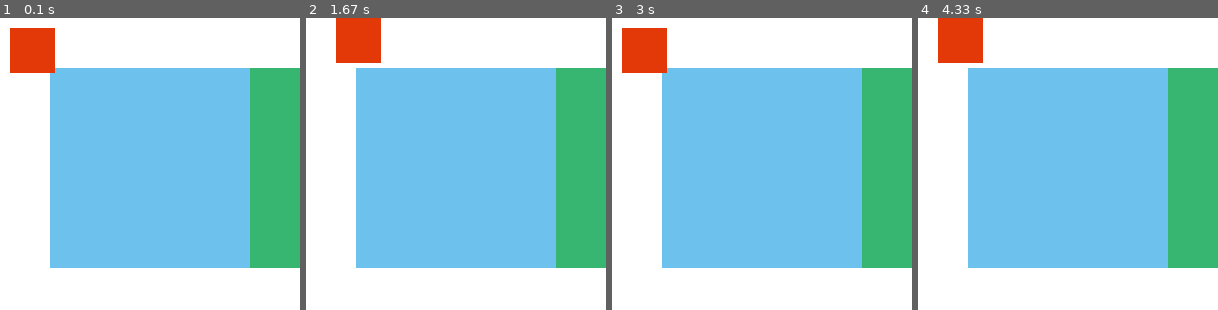
Above: before the commit, frames 1-4 (left to right).
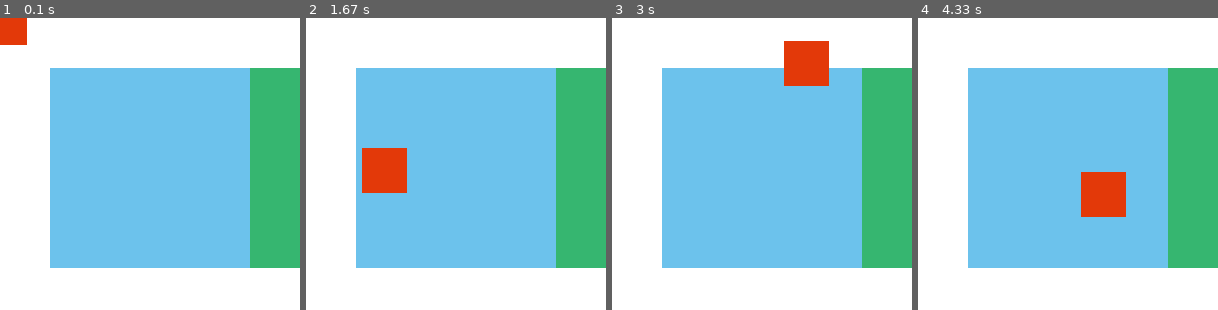
Above: after the commit, the same moments.

Repository: italogama/PyGame-LearnCafe
Game: pygame game, started from Aula 4 Inicio/Aula 04.py
Same seed, same stepped clock (60 frames per second), same inputs: the game is played once before the commit and once after it.
Inputs (mouse positions are in pixels of both pictures, inside the frame that each line leads up to):
- Up to frame 1 (0.1 s): no input
- Up to frame 2 (1.67 s): click (456, 166) at 0.38 s; hold Right 0.67-1.13 s; click (552, 161) at 0.75 s; hold Up 1.17-1.47 s; click (456, 187) at 1.25 s; hold Right from 1.5 s (still down); click (384, 169) at 1.58 s
- Up to frame 3 (3 s): release Right at 1.97 s; hold Left 2-2.53 s; click (792, 234) at 2.08 s; hold Down 2.57-2.87 s; click (669, 237) at 2.65 s; hold Left from 2.9 s (still down); click (807, 61) at 2.98 s
- Up to frame 4 (4.33 s): release Left at 3.3 s; hold Up 3.33-3.7 s; click (1176, 272) at 3.42 s; hold Right from 3.73 s (still down); click (1104, 193) at 3.82 s

The runs differ from the first frame. In frame 1, 2.5% of the frame differs, in the area x 0-19%, y 0-19%; in frame 2, 4.6%, in the area x 10-34%, y 0-60%; in frame 3, 4.6%; in frame 4, 4.6%.

Commit message:
Aula 14 - Objeto acompanhando o mouse

Diff:
--- a/Aula 4 Inicio/Aula 04.py
+++ b/Aula 4 Inicio/Aula 04.py
@@ -26,8 +26,8 @@
             if event.type == pygame.QUIT: #se o evento recebido for o QUIT, o sair passa a ser True
                 sair = True #no momento que o sair passa a ser True, ele sai do while e executa o Quit
 
-            #if event.type == pygame.MOUSEBUTTONDOWN:
-                #ret = ret.move(10, 10) #Movimenta o retangulo ao clicar
+            if event.type == pygame.MOUSEBUTTONDOWN:
+                ret = ret.move(15, 150) #Movimenta o retangulo ao clicar
 
             #if event.type == pygame.MOUSEMOTION:
                 #ret = ret.move(-10, -10)
@@ -53,11 +53,14 @@
                     ret.move_ip(-10, -10)
 
 
-        relogio.tick(27) #tick pra atualizar
+        relogio.tick(30) #tick pra atualizar
         tela.fill(cor_branca) #preencher o fundo da tela com cor branca
         tela.blit(sup, [50,50]) #chamando a superficie
         tela.blit(sup2, [250,50]) #chamando a superficie 2
         tela.blit(sup2, [250,150])
+        (ret.left, ret.top) = pygame.mouse.get_pos() #Evento de captura do mouse
+        ret.left -= ret.width/2   #Coloca cursos no centro do objeto ret
+        ret.top -= ret.height/2
         pygame.draw.rect(tela, cor_vermelha, ret) #inserindo retangulo
         pygame.display.update() #Chamar atualização na Tela
 
